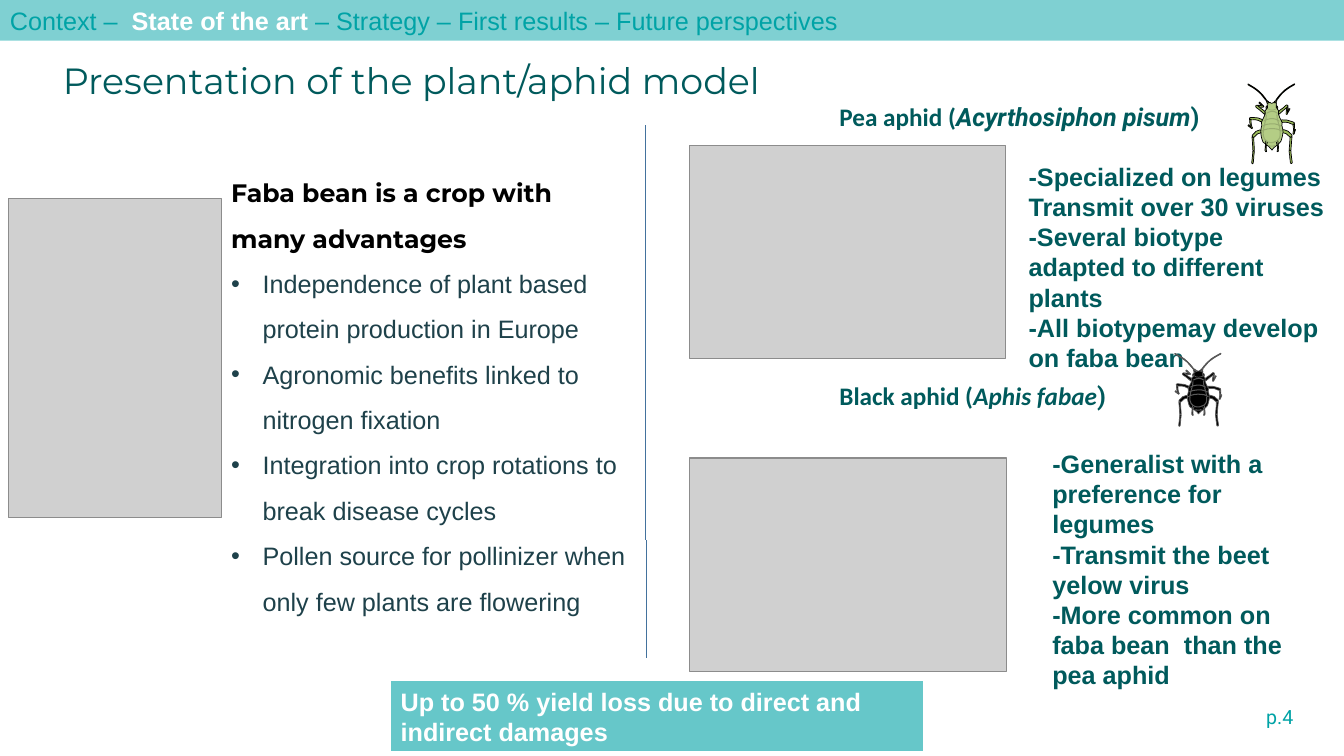
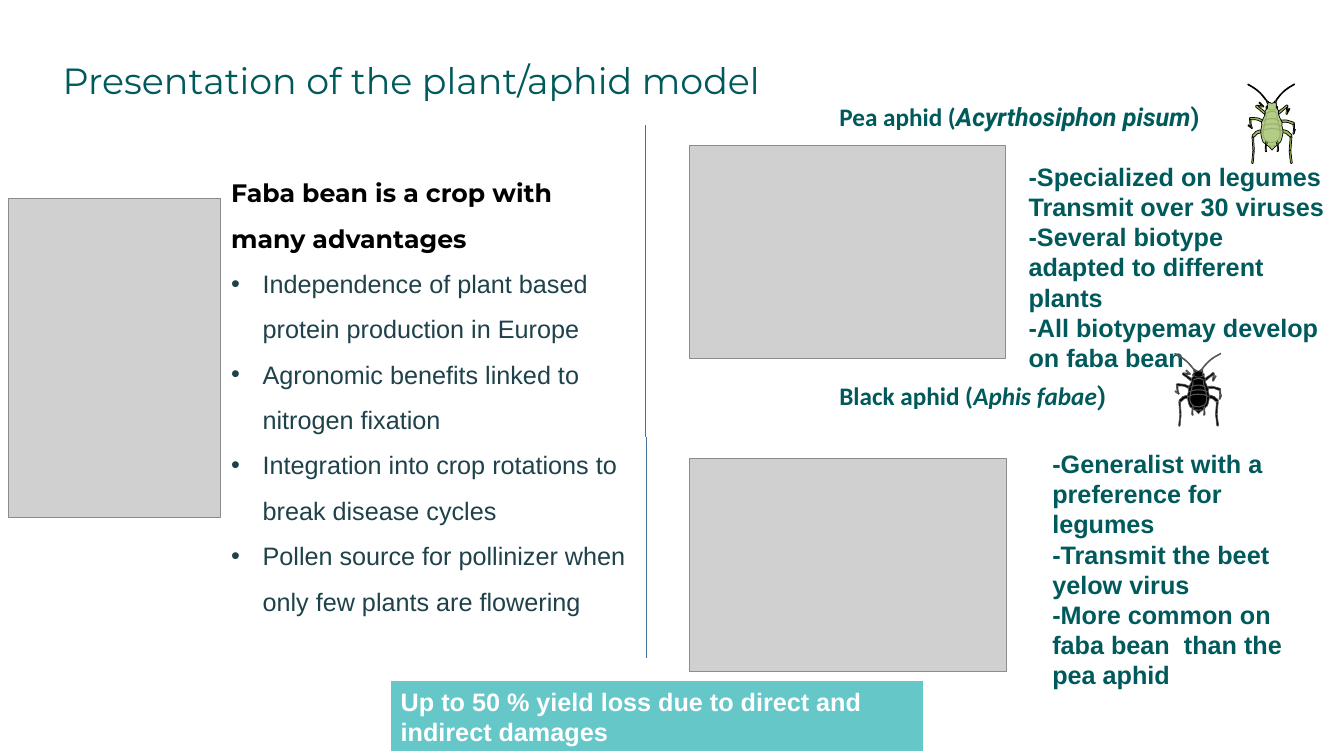
Before and after one commit to igepp-egi/faba_specifics, a slide deck: slide 9 of M01-metabolomic-analysis/untargeted_metabolomic/presentation metabo.pptx (slide 2 before the commit). Drawn at 1344x756 pixels with LibreOffice and Linux fonts; fonts in the diff are those of the drawing; grey boxes stand for pictures. Boxes give left, top, right and bottom in pixels: in the first picture for what was removed or moved away, otherwise in the second. Text is boxed around its words. In the diff, an @@ line names an element or a change of style, - is before the commit and + after.

```diff
--- a/M01-metabolomic-analysis/untargeted_metabolomic/presentation metabo.pptx
+++ b/M01-metabolomic-analysis/untargeted_metabolomic/presentation metabo.pptx
@@ rectangle removed at (0,0,1344,40) @@
-Context – State of the art – Strategy – First results – Future perspectives
@@ freeform shape at (1261,102,1284,150): outline redrawn @@
@@ freeform shape at (1252,130,1261,137): outline redrawn @@
@@ text removed at (1266,710,1293,728) @@
-p.4
```
Also in this commit, not shown: 21 other slides changed, 19 slides added, 7 slides removed, 1 other file.
